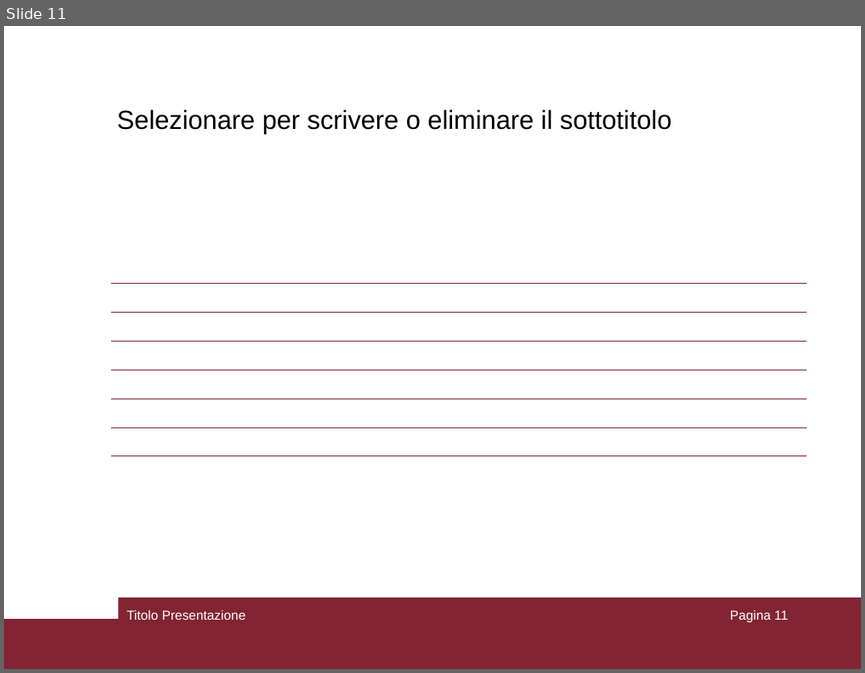
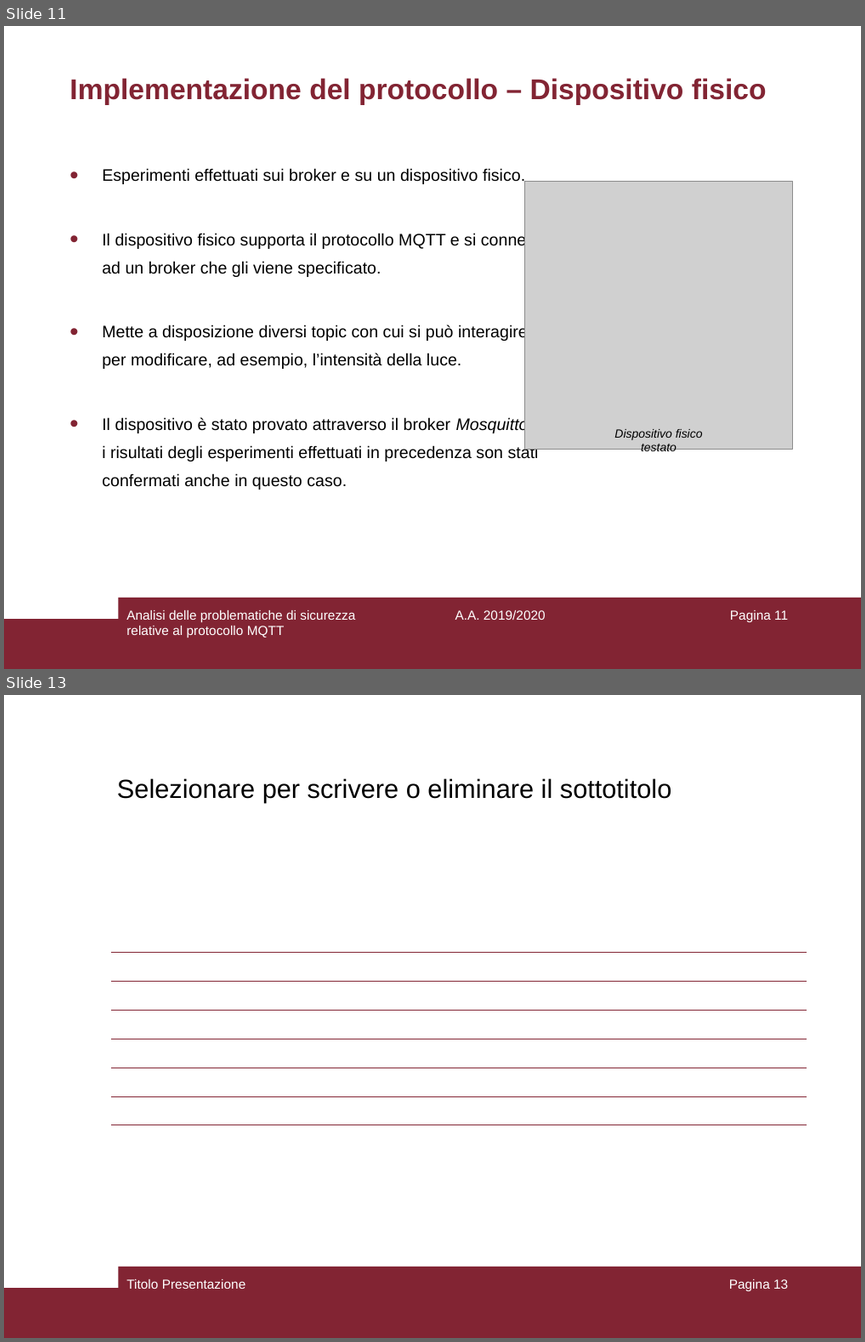
Before and after one commit to aedoardo/bachelor-degree-thesis, a slide deck: slides/Presentazione.ppt. Shown one above the other, each under a label of ours: slide 11 before the commit, slides 11 and 13 after it; the slides between them are not shown. The pictures are 865x673 and 865x1342 pixels, drawn with LibreOffice and Linux fonts; fonts in the diff are those of the drawing; grey boxes stand for pictures. Boxes give left, top, right and bottom in pixels: in the first picture for what was removed or moved away, otherwise in the second. Text is boxed around its words. In the diff, an @@ line names an element or a change of style, - is before the commit and + after.

```diff
--- a/slides/Presentazione.ppt
+++ b/slides/Presentazione.ppt
@@ slide 11 added at <box>4,26,861,669</box>, background #FFFFFF; not listed: 2 template elements that a slide beside it also shows @@
@@ title added at <box>69,78,766,105</box>, 24 pt, text #822433, bold @@
+Implementazione del protocollo – Dispositivo fisico
@@ text added at <box>102,168,545,489</box>, 14 pt, text #000000 @@
+• Esperimenti effettuati sui broker e su un dispositivo fisico.
+• Il dispositivo fisico supporta il protocollo MQTT e si connette
+  ad un broker che gli viene specificato.
+• Mette a disposizione diversi topic con cui si può interagire
+  per modificare, ad esempio, l’intensità della luce.
+• Il dispositivo è stato provato attraverso il broker Mosquitto e
+  i risultati degli esperimenti effettuati in precedenza son stati
+  confermati anche in questo caso.
@@ picture added at <box>525,181,793,448</box> @@
@@ text added at <box>614,429,703,454</box>, 10 pt, text #000000, italic @@
+Dispositivo fisico testato
@@ text added at <box>126,610,355,637</box>, 11 pt, text #FFFFFF @@
+Analisi delle problematiche di sicurezza relative al protocollo MQTT
@@ text added at <box>455,610,545,619</box>, 11 pt, text #FFFFFF @@
+A.A. 2019/2020
@@ page number added at <box>730,610,788,622</box>, 11 pt, text #FFFFFF @@
+Pagina 11
@@ what was slide 11 is now slide 13 @@
@@ page number at <box>729,1279,788,1291</box>: text changed @@
-Pagina 11
+Pagina 13
```
Also in this commit, not shown: 1 slide changed, 2 other slides added, 3 slides removed, 3 other files.
